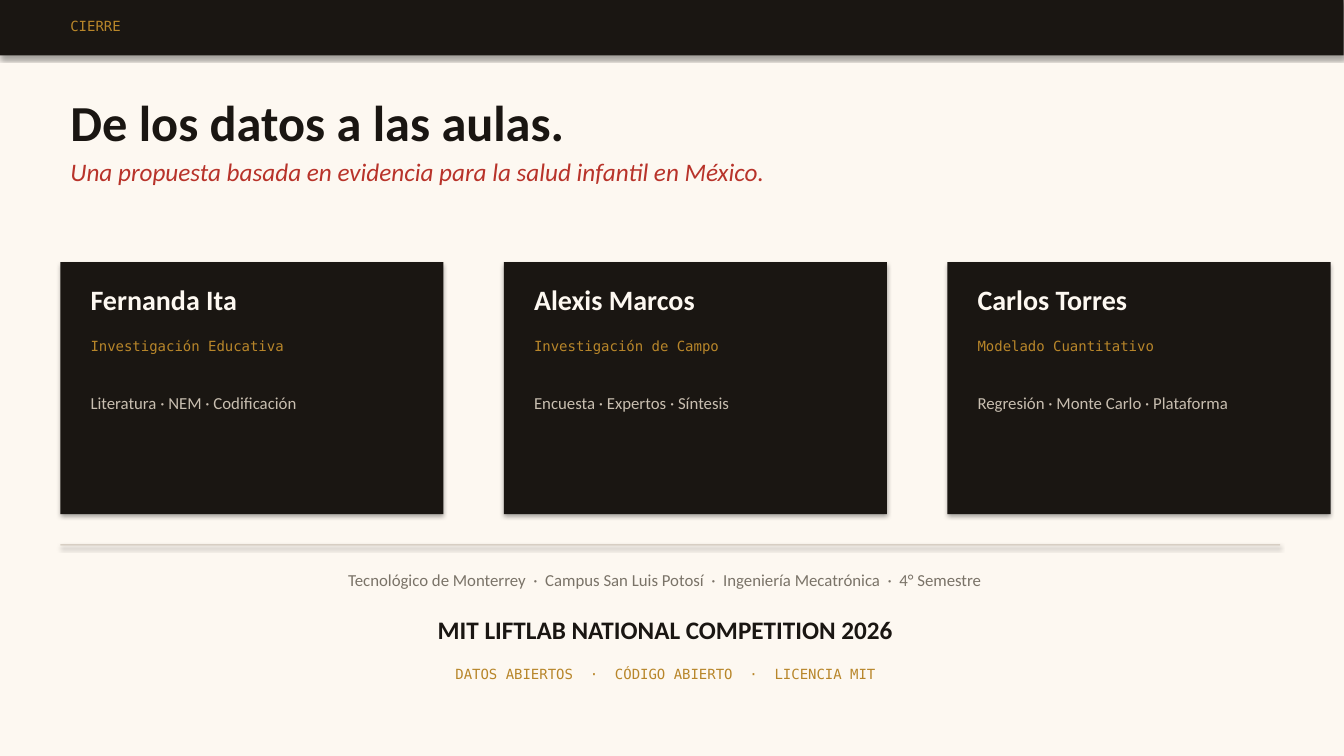
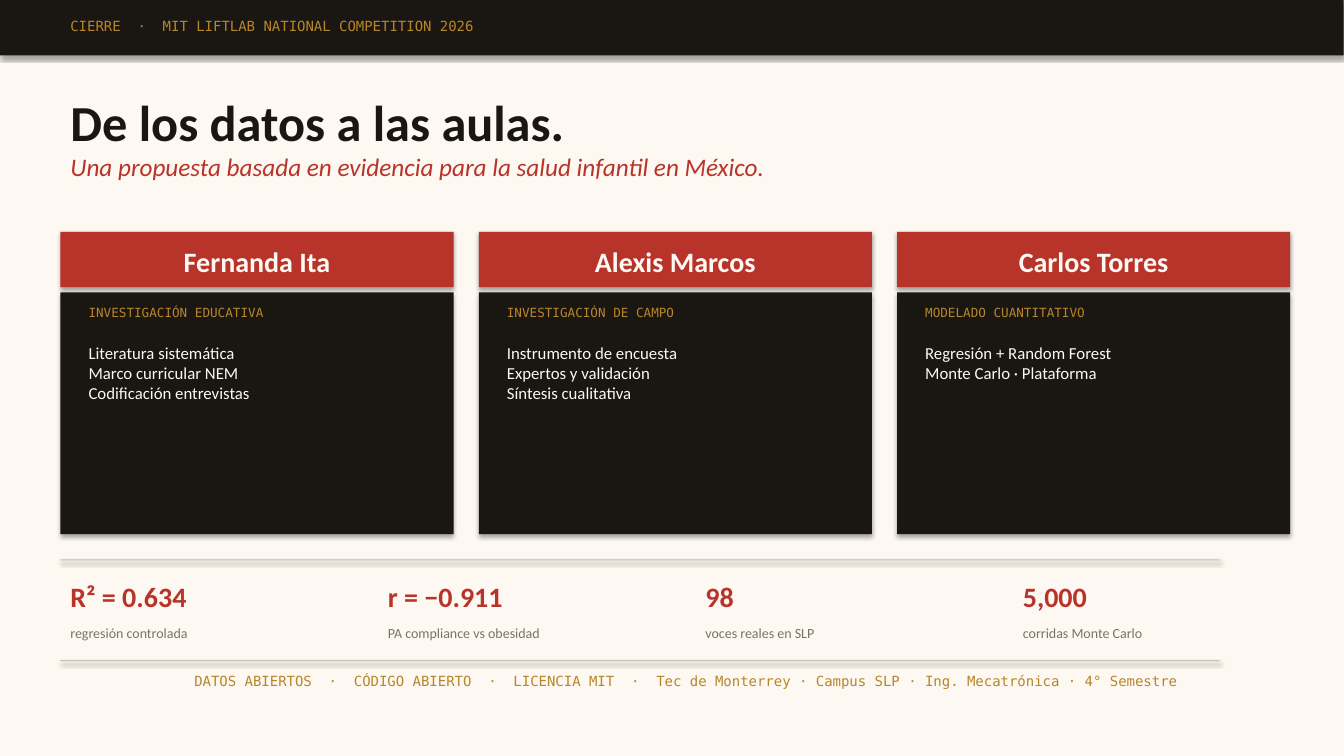
Before and after one commit to torrescarlos021/mit-liftlab-2026, a slide deck: slide 16 of mit-liftlab-2026/MIT_LiftLab_2026_Storytelling.pptx (slide 14 before the commit). Drawn at 1344x756 pixels with LibreOffice and Linux fonts; fonts in the diff are those of the drawing. Boxes give left, top, right and bottom in pixels: in the first picture for what was removed or moved away, otherwise in the second. Text is boxed around its words. In the diff, an @@ line names an element or a change of style, - is before the commit and + after.

```diff
--- a/mit-liftlab-2026/MIT_LiftLab_2026_Storytelling.pptx
+++ b/mit-liftlab-2026/MIT_LiftLab_2026_Storytelling.pptx
@@ text at (x1=70, y1=20, x2=474, y2=31): text changed @@
-CIERRE
+CIERRE · MIT LIFTLAB NATIONAL COMPETITION 2026
@@ text "Una propuesta basada en evidencia ..." moved from (x1=70, y1=163, x2=764, y2=185) to (x1=70, y1=158, x2=764, y2=180) @@
@@ rectangle added at (x1=60, y1=232, x2=454, y2=287), fill #B8332A @@
@@ rectangle added at (x1=479, y1=232, x2=872, y2=287), fill #B8332A @@
@@ rectangle added at (x1=897, y1=232, x2=1291, y2=287), fill #B8332A @@
@@ text "Fernanda Ita" moved from (x1=91, y1=290, x2=237, y2=310) to (x1=184, y1=252, x2=330, y2=272) @@
@@ text "Alexis Marcos" moved from (x1=534, y1=290, x2=695, y2=311) to (x1=595, y1=252, x2=756, y2=272) @@
@@ alignment left to centre in 3 elements at (x1=184, y1=252, x2=330, y2=272), (x1=595, y1=252, x2=756, y2=272), (x1=1019, y1=252, x2=1168, y2=272) @@
@@ text "Carlos Torres" moved from (x1=978, y1=290, x2=1127, y2=310) to (x1=1019, y1=252, x2=1168, y2=272) @@
@@ rectangle resized from (x1=60, y1=262, x2=444, y2=514) to (x1=60, y1=292, x2=454, y2=534) @@
@@ rectangle resized from (x1=504, y1=262, x2=887, y2=514) to (x1=479, y1=292, x2=872, y2=534) @@
@@ rectangle resized from (x1=948, y1=262, x2=1331, y2=514) to (x1=897, y1=292, x2=1291, y2=534) @@
@@ text at (x1=89, y1=307, x2=263, y2=317): text changed; size 10 to 9 pt @@
-Investigación Educativa
+INVESTIGACIÓN EDUCATIVA
@@ text at (x1=507, y1=307, x2=674, y2=317): text changed; size 10 to 9 pt @@
-Investigación de Campo
+INVESTIGACIÓN DE CAMPO
@@ text at (x1=925, y1=307, x2=1085, y2=317): text changed; size 10 to 9 pt @@
-Modelado Cuantitativo
+MODELADO CUANTITATIVO
@@ text at (x1=89, y1=347, x2=249, y2=399): text changed; text colour #C8BEB0 to #FDF8F1 @@
-Literatura · NEM · Codificación
+Literatura sistemática
+Marco curricular NEM
+Codificación entrevistas
@@ text at (x1=507, y1=347, x2=677, y2=399): text changed; text colour #C8BEB0 to #FDF8F1 @@
-Encuesta · Expertos · Síntesis
+Instrumento de encuesta
+Expertos y validación
+Síntesis cualitativa
@@ text at (x1=925, y1=347, x2=1111, y2=379): text changed; text colour #C8BEB0 to #FDF8F1 @@
-Regresión · Monte Carlo · Plataforma
+Regresión + Random Forest
+Monte Carlo · Plataforma
@@ rectangle resized from (x1=60, y1=544, x2=1280, y2=545) to (x1=60, y1=560, x2=1220, y2=561) @@
@@ text added at (x1=70, y1=585, x2=186, y2=607), 20 pt, text #B8332A, bold @@
+R² = 0.634
@@ text removed at (x1=348, y1=574, x2=981, y2=589) @@
-Tecnológico de Monterrey · Campus San Luis Potosí · Ingeniería Mecatrónica · 4° Semestre
@@ text added at (x1=388, y1=588, x2=502, y2=607), 20 pt, text #B8332A, bold @@
+r = −0.911
@@ text added at (x1=705, y1=587, x2=733, y2=607), 20 pt, text #B8332A, bold @@
+98
@@ text added at (x1=1023, y1=588, x2=1087, y2=611), 20 pt, text #B8332A, bold @@
+5,000
@@ text added at (x1=70, y1=628, x2=188, y2=641), 10 pt, text #7A7368 @@
+regresión controlada
@@ text added at (x1=388, y1=628, x2=540, y2=640), 10 pt, text #7A7368 @@
+PA compliance vs obesidad
@@ text removed at (x1=438, y1=621, x2=892, y2=639) @@
-MIT LIFTLAB NATIONAL COMPETITION 2026
@@ text added at (x1=705, y1=628, x2=815, y2=638), 10 pt, text #7A7368 @@
+voces reales en SLP
@@ text added at (x1=1023, y1=628, x2=1143, y2=638), 10 pt, text #7A7368 @@
+corridas Monte Carlo
@@ rectangle added at (x1=60, y1=660, x2=1220, y2=661), fill #C8BEB0 @@
@@ text at (x1=194, y1=674, x2=1177, y2=689): text changed @@
-DATOS ABIERTOS · CÓDIGO ABIERTO · LICENCIA MIT
+DATOS ABIERTOS · CÓDIGO ABIERTO · LICENCIA MIT · Tec de Monterrey · Campus SLP · Ing. Mecatrónica · 4° Semestre
```
Also in this commit, not shown: 10 other slides changed, 5 slides added, 3 slides removed, 19 other files.
